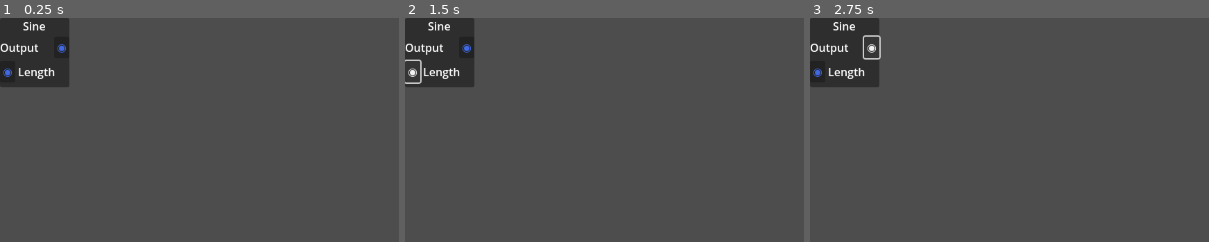
Above: before the commit, frames 1-3 (left to right).
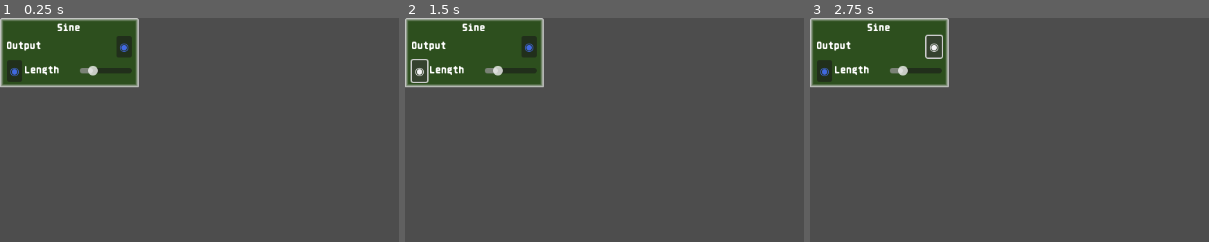
Above: after the commit, the same moments.

Repository: The64thGamer/Give-LIFE
Game: Godot game, scene res://Scenes/Node Types/Sine.tscn
Two runs of this game, one before a commit and one after it. Both use one fixed random seed, a clock stepped at 60 frames per second and the inputs below. This scene is started directly instead of the project's main scene.
Inputs:
- Up to frame 1 (0.25 s): no input
- Up to frame 2 (1.5 s): click "◉" at 0.5 s; click "◉" at 1.25 s
- Up to frame 3 (2.75 s): click "◉" at 2 s
The pictures show only the part of the screen within x 0-50%, y 0-50%; the shares and areas given below are measured in that part.

The runs differ from the first frame. In frame 1, 11% of the frame differs, in the area x 0-35%, y 0-32%; in frame 2, 11%; in frame 3, 11%.

Commit message:
More epicness

Diff:
--- /dev/null
+++ b/Scenes/Node Types/Float.tscn
@@ -0,0 +1,17 @@
+[gd_scene load_steps=3 format=3 uid="uid://b2bkg67ii1e4p"]
+
+[ext_resource type="PackedScene" uid="uid://b0arjg8r75f8y" path="res://Scenes/Nodes/Node.tscn" id="1_cnobp"]
+[ext_resource type="Script" uid="uid://b325grg0122jn" path="res://Scripts/GL_Float.gd" id="2_cnobp"]
+
+[node name="Sine" type="Control"]
+layout_mode = 3
+anchors_preset = 0
+mouse_filter = 1
+
+[node name="Node" parent="." instance=ExtResource("1_cnobp")]
+layout_mode = 0
+offset_right = 200.0
+script = ExtResource("2_cnobp")
+
+[connection signal="mouse_entered" from="Node" to="Node" method="mouse_enter"]
+[connection signal="mouse_exited" from="Node" to="Node" method="mouse_exit"]
--- /dev/null
+++ b/Scenes/Node Types/Random.tscn
@@ -0,0 +1,17 @@
+[gd_scene load_steps=3 format=3 uid="uid://dhn8qtyeny0sm"]
+
+[ext_resource type="PackedScene" uid="uid://b0arjg8r75f8y" path="res://Scenes/Nodes/Node.tscn" id="1_wswgt"]
+[ext_resource type="Script" uid="uid://3vek1806nwqj" path="res://Scripts/GL_Random.gd" id="2_wswgt"]
+
+[node name="Sine" type="Control"]
+layout_mode = 3
+anchors_preset = 0
+mouse_filter = 1
+
+[node name="Node" parent="." instance=ExtResource("1_wswgt")]
+layout_mode = 0
+offset_right = 200.0
+script = ExtResource("2_wswgt")
+
+[connection signal="mouse_entered" from="Node" to="Node" method="mouse_enter"]
+[connection signal="mouse_exited" from="Node" to="Node" method="mouse_exit"]
--- a/Scenes/Node Types/Sine.tscn
+++ b/Scenes/Node Types/Sine.tscn
@@ -10,6 +10,7 @@
 
 [node name="Node" parent="." instance=ExtResource("1_m6pki")]
 layout_mode = 0
+offset_right = 200.0
 script = ExtResource("2_claki")
 
 [connection signal="mouse_entered" from="Node" to="Node" method="mouse_enter"]
--- a/Scenes/Nodes/Node Row.tscn
+++ b/Scenes/Nodes/Node Row.tscn
@@ -1,6 +1,9 @@
-[gd_scene load_steps=2 format=3 uid="uid://bdcxusbd86oox"]
+[gd_scene load_steps=5 format=3 uid="uid://bdcxusbd86oox"]
 
 [ext_resource type="Script" uid="uid://dwl36vn5chqmq" path="res://Scripts/GL_Node_Point.gd" id="1_fygh4"]
+[ext_resource type="Script" uid="uid://q5qlhwvjb16w" path="res://Scripts/GL_Node_Picker_Float.gd" id="2_vlx6y"]
+[ext_resource type="Script" uid="uid://dflftb37a7ind" path="res://Scripts/GL_Node_Picker_Color.gd" id="3_tf34m"]
+[ext_resource type="Script" uid="uid://b7ysqwtxh8pf" path="res://Scripts/GL_Node_Picker_Bool.gd" id="4_yal7b"]
 
 [node name="Node Row" type="HBoxContainer"]
 
@@ -17,6 +20,29 @@
 text = "Testtesttesttesttest"
 clip_text = true
 
+[node name="Pick Float" type="HSlider" parent="."]
+visible = false
+custom_minimum_size = Vector2(50, 0)
+layout_mode = 2
+size_flags_horizontal = 3
+size_flags_vertical = 1
+max_value = 1.0
+step = 0.0
+script = ExtResource("2_vlx6y")
+
+[node name="Pick Color" type="ColorPickerButton" parent="."]
+visible = false
+custom_minimum_size = Vector2(50, 0)
+layout_mode = 2
+color = Color(0.894432, 0.326066, 0.580441, 1)
+script = ExtResource("3_tf34m")
+
+[node name="Pick Bool" type="CheckButton" parent="."]
+visible = false
+custom_minimum_size = Vector2(50, 0)
+layout_mode = 2
+script = ExtResource("4_yal7b")
+
 [node name="Output" type="Button" parent="." groups=["Outputs"]]
 layout_mode = 2
 mouse_default_cursor_shape = 2
@@ -25,4 +51,7 @@
 
 [connection signal="mouse_entered" from="Input" to="Input" method="mouse_enter"]
 [connection signal="mouse_exited" from="Input" to="Input" method="mouse_exit"]
+[connection signal="value_changed" from="Pick Float" to="Pick Float" method="value_changed"]
+[connection signal="color_changed" from="Pick Color" to="Pick Color" method="color_changed"]
+[connection signal="toggled" from="Pick Bool" to="Pick Bool" method="toggled"]
 [connection signal="button_down" from="Output" to="Output" method="_start_drag"]
--- a/Scenes/Nodes/Node.tscn
+++ b/Scenes/Nodes/Node.tscn
@@ -1,13 +1,15 @@
-[gd_scene format=3 uid="uid://b0arjg8r75f8y"]
+[gd_scene load_steps=2 format=3 uid="uid://b0arjg8r75f8y"]
+
+[ext_resource type="Theme" uid="uid://b3wjoiiv6sq22" path="res://UI/Themes/Default.tres" id="1_arhwt"]
 
 [node name="Node" type="Panel"]
-custom_minimum_size = Vector2(100, 100)
-offset_right = 100.0
-offset_bottom = 100.0
+custom_minimum_size = Vector2(200, 100)
+offset_right = 200.0
+offset_bottom = 50.0
 mouse_default_cursor_shape = 6
+theme = ExtResource("1_arhwt")
 
-[node name="Holder" type="VBoxContainer" parent="."]
-custom_minimum_size = Vector2(100, 100)
+[node name="Margins" type="MarginContainer" parent="."]
 layout_mode = 1
 anchors_preset = 15
 anchor_right = 1.0
@@ -15,7 +17,10 @@
 grow_horizontal = 2
 grow_vertical = 2
 
-[node name="Title" type="Label" parent="Holder"]
+[node name="Holder" type="VBoxContainer" parent="Margins"]
+layout_mode = 2
+
+[node name="Title" type="Label" parent="Margins/Holder"]
 layout_mode = 2
 text = "Test"
 horizontal_alignment = 1
--- /dev/null
+++ b/Scripts/GL_Float.gd
@@ -0,0 +1,11 @@
+extends GL_Node
+
+func _ready():
+	_set_title("Float")
+	_create_row("Output",null,0.0,true,0.0,1)
+	pass
+
+func _process(delta):
+	super._process(delta)
+	rows["Output"]["output"] = rows["Output"]["pickValue"]
+	_send_input("Output")
--- a/Scripts/GL_Node.gd
+++ b/Scripts/GL_Node.gd
@@ -24,7 +24,7 @@
 	uuid = rand.randi()
 
 func _update_visuals():
-	var holder = get_node("Holder")
+	var holder = get_node("Margins").get_node("Holder")
 	for child in holder.get_children():
 		if child.name != "Title":
 			child.queue_free()
@@ -39,11 +39,31 @@
 		input.mainNode = self
 		output.valueName = str(key)
 		output.mainNode = self
+		if rows[key]["picker"] == true:
+			match typeof(rows[key]["pickValue"]):
+				TYPE_FLOAT:
+					assignPick(nodeRow.get_node("Pick Float"),str(key))
+					var slider = nodeRow.get_node("Pick Float") as HSlider
+					slider.max_value = rows[key]["pickFloatMax"]
+					slider.value = rows[key]["pickValue"]
+				TYPE_BOOL:
+					assignPick(nodeRow.get_node("Pick Bool"),str(key))
+					(nodeRow.get_node("Pick Float") as ColorPickerButton).color = rows[key]["pickValue"]
+				TYPE_COLOR:
+					assignPick(nodeRow.get_node("Pick Color"),str(key))
+					(nodeRow.get_node("Pick Float") as CheckButton).button_pressed = rows[key]["pickValue"]
+
+
 		_set_inout_type(nodeRow.get_node("Input") as Button,rows[key]["input"])
 		_set_inout_type(nodeRow.get_node("Output") as Button,rows[key]["output"])
 
+func assignPick(pick:GL_Node_Picker,key:String):
+	if pick != null:
+		pick.mainNode = self
+		pick.valueName = key
+
 func give_input_point_pos(name:String) -> Vector2:
-	var holder = get_node("Holder").get_node(name)
+	var holder = get_node("Margins").get_node("Holder").get_node(name)
 	if holder == null:
 		return global_position
 	else:
@@ -65,10 +85,10 @@
 			label.visible = false
 
 func _set_title(name:String):
-	(get_node("Holder").get_node("Title") as Label).text = name
+	(get_node("Margins").get_node("Holder").get_node("Title") as Label).text = name
 
-func _create_row(name:String,input,output):
-	rows[name] = {"input": input, "output": output, "connections": []}
+func _create_row(name:String,input,output,picker:bool,pickDefault,pickFloatMaximum:float):
+	rows[name] = {"input": input, "output": output, "connections": [], "picker":picker,"pickValue":pickDefault,"backConnected":false,"pickFloatMax":pickFloatMaximum}
 	_update_visuals()
 
 func _recieve_input(inputName:String,value):
@@ -85,6 +105,11 @@
 		var input_name = conn.get("input_name", null)
 		if target and input_name:
 			target._recieve_input(input_name, rows[output_name]["output"])
+
+func _confirm_backConnection(input_name:String):
+	if !rows.has(input_name):
+		return
+	rows[input_name]["backConnected"] = true
 
 func _create_connection(target:GL_Node,input_name:String,output_name:String):
 	if not rows.has(output_name):
@@ -113,6 +138,7 @@
 	connections.append(thenew)
 	rows[output_name]["connections"] = connections
 
+	target._confirm_backConnection(input_name)
 
 func mouse_enter():
 	canDrag = true
--- /dev/null
+++ b/Scripts/GL_Node_Picker.gd
@@ -0,0 +1,9 @@
+extends Control
+class_name GL_Node_Picker
+var mainNode : GL_Node
+var valueName:String
+
+func _process(delta):
+	if mainNode == null:
+		return
+	visible = !mainNode.rows[valueName]["backConnected"]
--- /dev/null
+++ b/Scripts/GL_Node_Picker_Bool.gd
@@ -0,0 +1,4 @@
+extends GL_Node_Picker
+
+func toggled(value:bool):
+	mainNode.rows[valueName]["pickValue"] = value
--- /dev/null
+++ b/Scripts/GL_Node_Picker_Color.gd
@@ -0,0 +1,4 @@
+extends GL_Node_Picker
+
+func color_changed(value:Color):
+	mainNode.rows[valueName]["pickValue"] = value
--- /dev/null
+++ b/Scripts/GL_Node_Picker_Float.gd
@@ -0,0 +1,4 @@
+extends GL_Node_Picker
+
+func value_changed(value:float):
+	mainNode.rows[valueName]["pickValue"] = value
--- /dev/null
+++ b/Scripts/GL_Random.gd
@@ -0,0 +1,14 @@
+extends GL_Node
+var rng : RandomNumberGenerator
+
+func _ready():
+	_set_title("Random")
+	_create_row("Output",null,0.0,false,null,0)
+	rng = RandomNumberGenerator.new()
+	rng.seed = Time.get_ticks_msec()
+	pass
+
+func _process(delta):
+	super._process(delta)
+	rows["Output"]["output"] = rng.randf()
+	_send_input("Output")
--- a/Scripts/GL_Search.gd
+++ b/Scripts/GL_Search.gd
@@ -1,6 +1,6 @@
 extends Control
 
-var rows : Dictionary = {"Sine":99}
+var rows : Dictionary = {"Sine":99,"Random":99,"Float":99}
 var searching : bool
 var lastMousePos : Vector2
 
--- a/Scripts/GL_Sine.gd
+++ b/Scripts/GL_Sine.gd
@@ -2,11 +2,13 @@
 
 func _ready():
 	_set_title("Sine")
-	_create_row("Output",null,0.0)
-	_create_row("Length",0.01,null)
+	_create_row("Output",null,0.0,false,null,0)
+	_create_row("Length",0.01,null,true,0.01,0.05)
 	pass
 
 func _process(delta):
 	super._process(delta)
-	rows["Output"]["output"] = sin(Time.get_ticks_msec() * rows["Length"].get("input",1))
+	if rows["Length"]["picker"] == true && rows["Length"]["backConnected"] == false:
+		rows["Length"]["input"] = rows["Length"]["pickValue"]
+	rows["Output"]["output"] = (sin(Time.get_ticks_msec() * rows["Length"].get("input",1)) / 2) + 0.5
 	_send_input("Output")
--- /dev/null
+++ b/UI/Themes/Default.tres
@@ -0,0 +1,13 @@
+[gd_resource type="Theme" load_steps=3 format=3 uid="uid://b3wjoiiv6sq22"]
+
+[ext_resource type="FontFile" uid="uid://d1fox3cy2qhx" path="res://UI/Fonts/lectus.otf" id="1_crk4k"]
+[ext_resource type="StyleBox" uid="uid://crsm0yvhb6rv1" path="res://UI/Themes/NodeTheme.tres" id="1_ne1i0"]
+
+[resource]
+Label/font_sizes/font_size = 12
+Label/fonts/font = ExtResource("1_crk4k")
+MarginContainer/constants/margin_bottom = 10
+MarginContainer/constants/margin_left = 10
+MarginContainer/constants/margin_right = 10
+MarginContainer/constants/margin_top = 10
+Panel/styles/panel = ExtResource("1_ne1i0")
--- /dev/null
+++ b/UI/Themes/NodeTheme.tres
@@ -0,0 +1,11 @@
+[gd_resource type="StyleBoxFlat" format=3 uid="uid://crsm0yvhb6rv1"]
+
+[resource]
+bg_color = Color(0.178668, 0.310803, 0.118615, 1)
+border_width_left = 5
+border_width_top = 5
+border_width_right = 5
+border_width_bottom = 5
+border_blend = true
+corner_radius_top_left = 2
+corner_radius_top_right = 2
Not shown, added: Scripts/GL_Float.gd.uid
Not shown, added: Scripts/GL_Node_Picker.gd.uid
Not shown, added: Scripts/GL_Node_Picker_Bool.gd.uid
Not shown, added: Scripts/GL_Node_Picker_Color.gd.uid
Not shown, added: Scripts/GL_Node_Picker_Float.gd.uid
Not shown, added: Scripts/GL_Random.gd.uid
Binary file added: UI/Fonts/lectus.otf
Not shown, added: UI/Fonts/lectus.otf.import
Binary file added: UI/Fonts/lectus.ttf
Not shown, added: UI/Fonts/lectus.ttf.import
